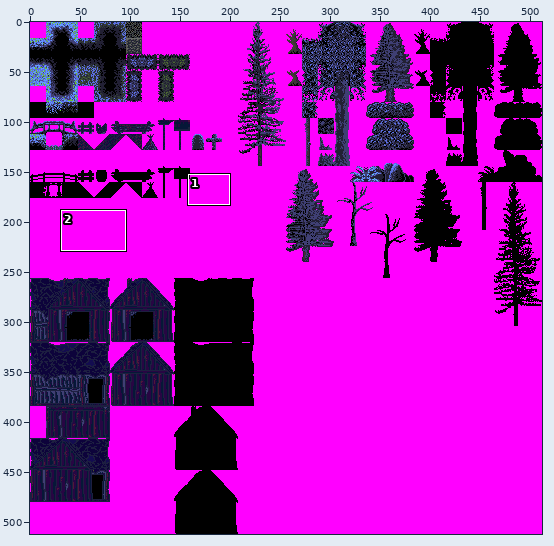
A sprite sheet gets an edit: AngryCastle/graphics/levels/Erreck_Road_tileset.png. Above: a wide view before the commit, with the close-up outlined.
Close-up. Before:
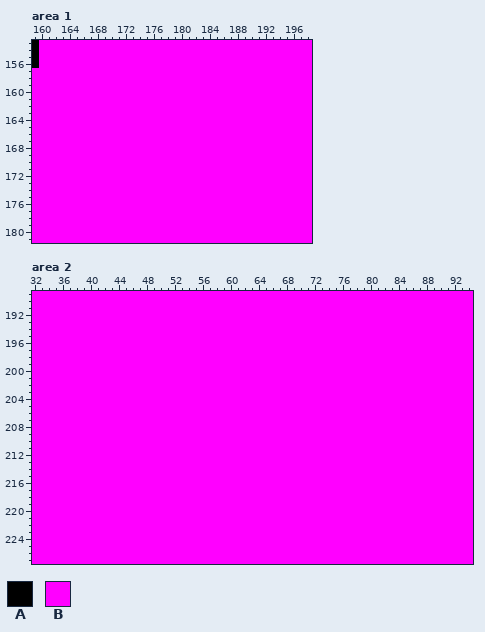
The file is 512x512 pixels. Colours within 5 levels of each other are drawn and written as one. Shown: area 1: x 159..198, y 153..181; area 2: x 32..94, y 189..227. The commit also changed other parts of the picture, which this record leaves out.
Palette (. is transparent): A #000000  B #ff00ff
Pixels before, area 1, first column x 159:
153 ABBBBBBBBBBBBBBBBBBBBBBBBBBBBBBBBBBBBBBB
154 ABBBBBBBBBBBBBBBBBBBBBBBBBBBBBBBBBBBBBBB
155 ABBBBBBBBBBBBBBBBBBBBBBBBBBBBBBBBBBBBBBB
156 ABBBBBBBBBBBBBBBBBBBBBBBBBBBBBBBBBBBBBBB
157 BBBBBBBBBBBBBBBBBBBBBBBBBBBBBBBBBBBBBBBB
158 BBBBBBBBBBBBBBBBBBBBBBBBBBBBBBBBBBBBBBBB
159 BBBBBBBBBBBBBBBBBBBBBBBBBBBBBBBBBBBBBBBB
160 BBBBBBBBBBBBBBBBBBBBBBBBBBBBBBBBBBBBBBBB
161 BBBBBBBBBBBBBBBBBBBBBBBBBBBBBBBBBBBBBBBB
162 BBBBBBBBBBBBBBBBBBBBBBBBBBBBBBBBBBBBBBBB
163 BBBBBBBBBBBBBBBBBBBBBBBBBBBBBBBBBBBBBBBB
164 BBBBBBBBBBBBBBBBBBBBBBBBBBBBBBBBBBBBBBBB
165 BBBBBBBBBBBBBBBBBBBBBBBBBBBBBBBBBBBBBBBB
166 BBBBBBBBBBBBBBBBBBBBBBBBBBBBBBBBBBBBBBBB
167 BBBBBBBBBBBBBBBBBBBBBBBBBBBBBBBBBBBBBBBB
168 BBBBBBBBBBBBBBBBBBBBBBBBBBBBBBBBBBBBBBBB
169 BBBBBBBBBBBBBBBBBBBBBBBBBBBBBBBBBBBBBBBB
170 BBBBBBBBBBBBBBBBBBBBBBBBBBBBBBBBBBBBBBBB
171 BBBBBBBBBBBBBBBBBBBBBBBBBBBBBBBBBBBBBBBB
172 BBBBBBBBBBBBBBBBBBBBBBBBBBBBBBBBBBBBBBBB
173 BBBBBBBBBBBBBBBBBBBBBBBBBBBBBBBBBBBBBBBB
174 BBBBBBBBBBBBBBBBBBBBBBBBBBBBBBBBBBBBBBBB
175 BBBBBBBBBBBBBBBBBBBBBBBBBBBBBBBBBBBBBBBB
176 BBBBBBBBBBBBBBBBBBBBBBBBBBBBBBBBBBBBBBBB
177 BBBBBBBBBBBBBBBBBBBBBBBBBBBBBBBBBBBBBBBB
178 BBBBBBBBBBBBBBBBBBBBBBBBBBBBBBBBBBBBBBBB
179 BBBBBBBBBBBBBBBBBBBBBBBBBBBBBBBBBBBBBBBB
180 BBBBBBBBBBBBBBBBBBBBBBBBBBBBBBBBBBBBBBBB
181 BBBBBBBBBBBBBBBBBBBBBBBBBBBBBBBBBBBBBBBB
Pixels before, area 2 (only the part around the change), first column x 32:
189 BBBBBBBBBBBBBBBBBBBBBBBBBBBBBBBBBBBBBBBBBBBBBBBBBBBBBBBBBBBBBBB
190 BBBBBBBBBBBBBBBBBBBBBBBBBBBBBBBBBBBBBBBBBBBBBBBBBBBBBBBBBBBBBBB
191 BBBBBBBBBBBBBBBBBBBBBBBBBBBBBBBBBBBBBBBBBBBBBBBBBBBBBBBBBBBBBBB
192 BBBBBBBBBBBBBBBBBBBBBBBBBBBBBBBBBBBBBBBBBBBBBBBBBBBBBBBBBBBBBBB
193 BBBBBBBBBBBBBBBBBBBBBBBBBBBBBBBBBBBBBBBBBBBBBBBBBBBBBBBBBBBBBBB
194 BBBBBBBBBBBBBBBBBBBBBBBBBBBBBBBBBBBBBBBBBBBBBBBBBBBBBBBBBBBBBBB
195 BBBBBBBBBBBBBBBBBBBBBBBBBBBBBBBBBBBBBBBBBBBBBBBBBBBBBBBBBBBBBBB
196 BBBBBBBBBBBBBBBBBBBBBBBBBBBBBBBBBBBBBBBBBBBBBBBBBBBBBBBBBBBBBBB
197 BBBBBBBBBBBBBBBBBBBBBBBBBBBBBBBBBBBBBBBBBBBBBBBBBBBBBBBBBBBBBBB
198 BBBBBBBBBBBBBBBBBBBBBBBBBBBBBBBBBBBBBBBBBBBBBBBBBBBBBBBBBBBBBBB
199 BBBBBBBBBBBBBBBBBBBBBBBBBBBBBBBBBBBBBBBBBBBBBBBBBBBBBBBBBBBBBBB
200 BBBBBBBBBBBBBBBBBBBBBBBBBBBBBBBBBBBBBBBBBBBBBBBBBBBBBBBBBBBBBBB
201 BBBBBBBBBBBBBBBBBBBBBBBBBBBBBBBBBBBBBBBBBBBBBBBBBBBBBBBBBBBBBBB
202 BBBBBBBBBBBBBBBBBBBBBBBBBBBBBBBBBBBBBBBBBBBBBBBBBBBBBBBBBBBBBBB
203 BBBBBBBBBBBBBBBBBBBBBBBBBBBBBBBBBBBBBBBBBBBBBBBBBBBBBBBBBBBBBBB
204 BBBBBBBBBBBBBBBBBBBBBBBBBBBBBBBBBBBBBBBBBBBBBBBBBBBBBBBBBBBBBBB
205 BBBBBBBBBBBBBBBBBBBBBBBBBBBBBBBBBBBBBBBBBBBBBBBBBBBBBBBBBBBBBBB
206 BBBBBBBBBBBBBBBBBBBBBBBBBBBBBBBBBBBBBBBBBBBBBBBBBBBBBBBBBBBBBBB
207 BBBBBBBBBBBBBBBBBBBBBBBBBBBBBBBBBBBBBBBBBBBBBBBBBBBBBBBBBBBBBBB
208 BBBBBBBBBBBBBBBBBBBBBBBBBBBBBBBBBBBBBBBBBBBBBBBBBBBBBBBBBBBBBBB
209 BBBBBBBBBBBBBBBBBBBBBBBBBBBBBBBBBBBBBBBBBBBBBBBBBBBBBBBBBBBBBBB
210 BBBBBBBBBBBBBBBBBBBBBBBBBBBBBBBBBBBBBBBBBBBBBBBBBBBBBBBBBBBBBBB
211 BBBBBBBBBBBBBBBBBBBBBBBBBBBBBBBBBBBBBBBBBBBBBBBBBBBBBBBBBBBBBBB
212 BBBBBBBBBBBBBBBBBBBBBBBBBBBBBBBBBBBBBBBBBBBBBBBBBBBBBBBBBBBBBBB
213 BBBBBBBBBBBBBBBBBBBBBBBBBBBBBBBBBBBBBBBBBBBBBBBBBBBBBBBBBBBBBBB
214 BBBBBBBBBBBBBBBBBBBBBBBBBBBBBBBBBBBBBBBBBBBBBBBBBBBBBBBBBBBBBBB
215 BBBBBBBBBBBBBBBBBBBBBBBBBBBBBBBBBBBBBBBBBBBBBBBBBBBBBBBBBBBBBBB
216 BBBBBBBBBBBBBBBBBBBBBBBBBBBBBBBBBBBBBBBBBBBBBBBBBBBBBBBBBBBBBBB
217 BBBBBBBBBBBBBBBBBBBBBBBBBBBBBBBBBBBBBBBBBBBBBBBBBBBBBBBBBBBBBBB
218 BBBBBBBBBBBBBBBBBBBBBBBBBBBBBBBBBBBBBBBBBBBBBBBBBBBBBBBBBBBBBBB
219 BBBBBBBBBBBBBBBBBBBBBBBBBBBBBBBBBBBBBBBBBBBBBBBBBBBBBBBBBBBBBBB
220 BBBBBBBBBBBBBBBBBBBBBBBBBBBBBBBBBBBBBBBBBBBBBBBBBBBBBBBBBBBBBBB
221 BBBBBBBBBBBBBBBBBBBBBBBBBBBBBBBBBBBBBBBBBBBBBBBBBBBBBBBBBBBBBBB
222 BBBBBBBBBBBBBBBBBBBBBBBBBBBBBBBBBBBBBBBBBBBBBBBBBBBBBBBBBBBBBBB
223 BBBBBBBBBBBBBBBBBBBBBBBBBBBBBBBBBBBBBBBBBBBBBBBBBBBBBBBBBBBBBBB
224 BBBBBBBBBBBBBBBBBBBBBBBBBBBBBBBBBBBBBBBBBBBBBBBBBBBBBBBBBBBBBBB
225 BBBBBBBBBBBBBBBBBBBBBBBBBBBBBBBBBBBBBBBBBBBBBBBBBBBBBBBBBBBBBBB
226 BBBBBBBBBBBBBBBBBBBBBBBBBBBBBBBBBBBBBBBBBBBBBBBBBBBBBBBBBBBBBBB
227 BBBBBBBBBBBBBBBBBBBBBBBBBBBBBBBBBBBBBBBBBBBBBBBBBBBBBBBBBBBBBBB
The result:
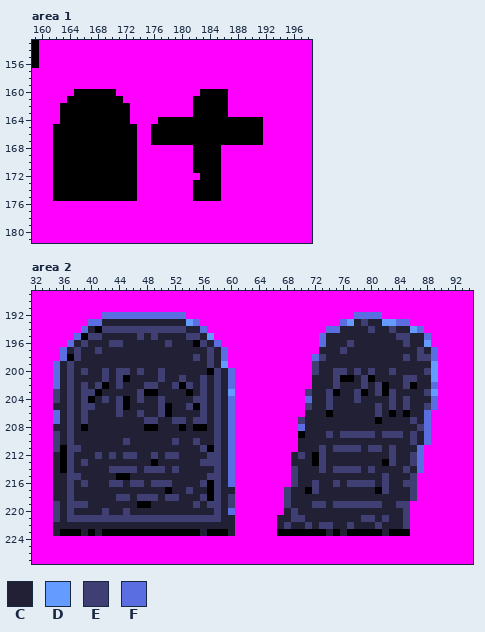
Colours new in this view: C #222034  D #639bff  E #3f3f74  F #5b6ee1
From old to new:
Changed rows in their new state; - is an unchanged pixel.
Area 1:
first column x 162:
160 ---AAAAAA------------AAAA-----
161 --AAAAAAAA----------AAAAA-----
162 -AAAAAAAAAA---------AAAAA-----
163 -AAAAAAAAAA---------AAAAA-----
164 -AAAAAAAAAA----AAAAAAAAAAAAAAA
165 AAAAAAAAAAAA--AAAAAAAAAAAAAAAA
166 AAAAAAAAAAAA--AAAAAAAAAAAAAAAA
167 AAAAAAAAAAAA--AAAAAAAAAAAAAAAA
168 AAAAAAAAAAAA--------AAAA------
169 AAAAAAAAAAAA--------AAAA------
170 AAAAAAAAAAAA--------AAAA------
171 AAAAAAAAAAAA--------AAAA------
172 AAAAAAAAAAAA---------AAA------
173 AAAAAAAAAAAA--------AAAA------
174 AAAAAAAAAAAA--------AAAA------
175 AAAAAAAAAAAA--------AAAA------
Area 2:
first column x 35:
192 -------FFFFFFFFFFFF------------------------FFFF--------
193 -----FFCCCCCCCCCCCCDF--------------------FDCECCDDFF----
194 ----FCAEEEEEEEEEEEECCF-----------------FFCCCCECCECCDF--
195 ---FAEECCCCCECECCCCEECD---------------FCCCCCCCCCCEECCF-
196 --FCECCCEECCCCCCECCCAECF--------------FCCCECCCCCCCECCD-
197 -FCECCECCCCCCCCCCCCCCCECF-------------CCCECCCCCCCCCCECF
198 -FAECCCCCCCCCCCCCCCCECECF------------FECCCCCCCCCCCECEEF
199 FCECCCCCCCCCCCCCCCCCCCECD------------ECCCCCCCCCCCCCCCCD
200 FCECECCECEECECCECCCCCCAECF-----------ECCEECECECCECCCCED
201 FCECCCCECEACCCCECCECCECECF-----------CCCEAACEACCCCEECCD
202 FCECECEACECCCEECCEAECECECF-----------CCCECCCECEACCEACCF
203 ECECEEACCCCCEAACCCCACECECD----------ECCEACCEACEAECCCCED
204 ECECEACECEACECCECCCCEECECF----------FCCECCCECCCCECECCCF
205 CCECEECCCEACCCCEACCEAECECF----------ECCECCCCCCECECECCEF
206 FCECECCCCECCECCEACCCCECECF----------CCCACCCCCCECACACCF-
207 FCECECCCCCCCCEECCEECEECECF---------ECCCCCCCCCCACCCCECF-
208 CCECACCCCCCCCAACCCACAACECF---------FCCCCCCCCCCCCCCCCEF-
209 ECECCCCCCCCCCCCCCCCCCCCECF---------ACCCECEEEEECEEECECF-
210 ECECCCCCCCECCCCCCECCECCECF---------CCCCCCCCCCCCCCCCECF-
211 EAEECCCCCCCCCCCCCCCCCEAECF---------CCCECEEEECEECECCCF--
212 CAECCCECECEECCECEECCCCEECF--------CECAECCCCCCCCCECCEF--
213 CAECECCCCCCCCCACCCCCCEEECF--------CCCAECCCCCCCCAECCEF--
214 CAECCCCCEEEECEEECECCCCCECF--------ECCCECEEEECECCCCECF--
215 CCEECCCCCAACCCCCCCCCCCEECF--------ECCCCCCCCCCCCECCCE---
216 CCECECCCEECEECEEECCCCEAECF--------ECCECCECEEEECECCEE---
217 CCECCCCCCCCCCCCCACCECCAECC-------ECCAECCCCCCCCAECCCE---
218 CCECCCCCCEECEEECEECCCEAECE-------ECCCCCCCCCCCCCCCCCE---
219 ECEEECCCCCCCAACCCCCCECEECE-------ECCCEECEEEEEEECCEE----
220 ECECCCCECCECCCCCCCCCCCCECF-------CECCCCCCCCCCCCCCCE----
221 ECEEEEEEEEEEEEEEEEEEEEEECC------CCEECCCCCCCCEECECCE----
222 CCCCCCCCCCCCCCCCCCCCCCCCCC------CECCECEECCECCCECCCE----
223 CAAACACAAAAAAAAAAAAAACAAAC------AAAAAAACACAAAAACAAA----
Pixel boxes of the changes (left, top, right, bottom) in both close-ups:
changed: (53, 89, 263, 201)
changed: (53, 312, 235, 536)
changed: (277, 312, 438, 536)
